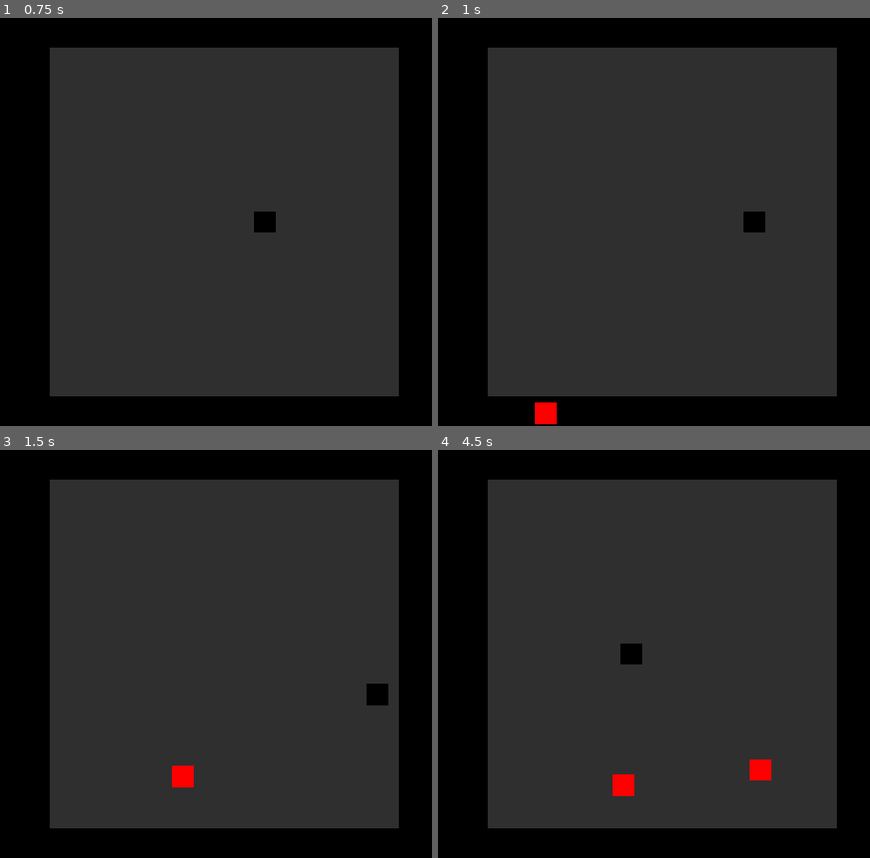
Above: before the commit, frames 1-4 (two rows, left to right).
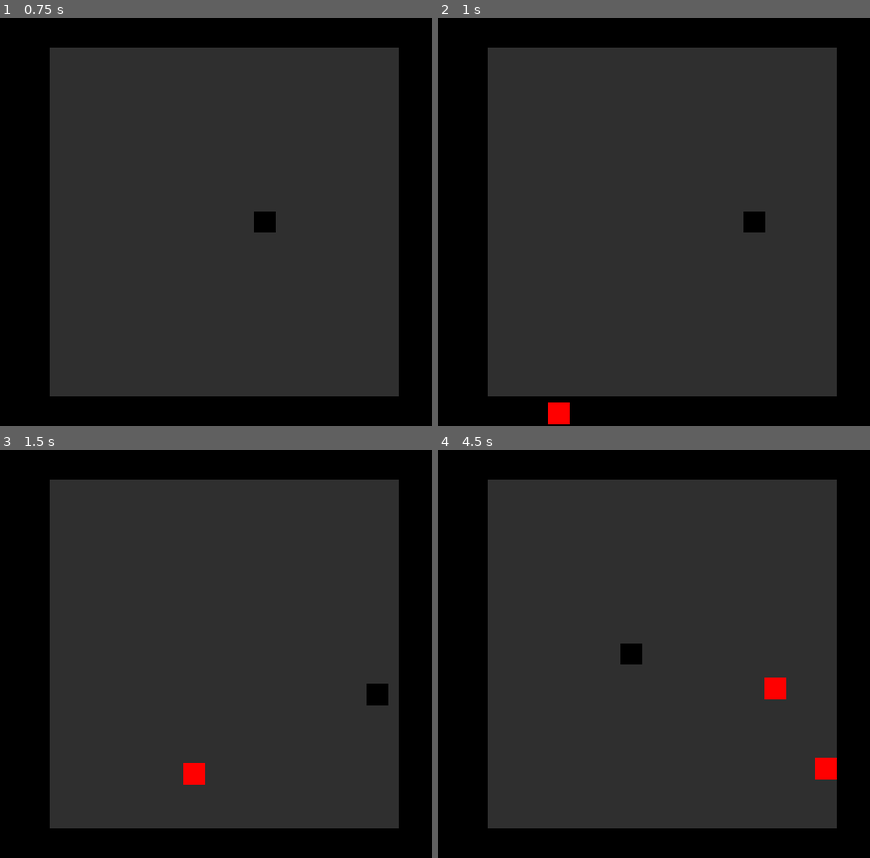
Above: after the commit, the same moments.

Repository: mariothedog/Dodge-and-Explode-
Game: Godot game, scene res://Levels/Endless Level.tscn
Same seed, same stepped clock (60 frames per second), same inputs: the game is played once before the commit and once after it.
Inputs:
- Up to frame 1 (0.75 s): tap Enter at 0.5 s; hold D (move_right) from 0.53 s (still down)
- Up to frame 2 (1 s): keep holding D (move_right)
- Up to frame 3 (1.5 s): release D (move_right) at 1.28 s; hold S (move_down) from 1.28 s (still down)
- Up to frame 4 (4.5 s): release S (move_down) at 2.03 s; hold D (move_right) 2.03-2.78 s; hold W (move_up) 2.78-3.53 s; hold A (move_left) from 3.53 s (still down)

Frame 1 is identical in both runs. In frame 2, 0.3% of the frame differs, in the area x 22-31%, y 94-100%; in frame 3, 0.3%; in frame 4, 1.1%, in the area x 40-93%, y 55-85%.

Commit message:
Improved enemy spawning.

Diff:
--- a/Enemies/Enemy.gd
+++ b/Enemies/Enemy.gd
@@ -13,7 +13,8 @@
 	movement()
 
 func movement():
-	velocity = target_dir * SPEED
+	if target_dir:
+		velocity = target_dir * SPEED
 
 	velocity = move_and_slide(velocity)
 
--- a/Levels/Endless Level.gd
+++ b/Levels/Endless Level.gd
@@ -9,14 +9,26 @@
 	$Enemies.add_child(enemy)
 
 func get_random_position_outside_level():
-	var pos_x = rand_range($"Corners/Top Left".position.x - 32, $"Corners/Top Right".position.x + 32)
-	var pos_y = rand_range($"Corners/Top Left".position.y, $"Corners/Bottom Left".position.y)
+	var pos_x
+	var pos_y
 
-	if pos_x > $"Corners/Top Left".position.x and pos_x < $"Corners/Top Right".position.x:
-		if pos_y < 0:
-			pos_y = rand_range($"Corners/Top Left".position.y, $"Corners/Top Left".position.y - 32)
-		elif pos_y > 0:
-			pos_y = rand_range($"Corners/Bottom Left".position.y, $"Corners/Bottom Left".position.y + 32)
+	match global.rand_int(0, 4):
+		0:
+			# Left
+			pos_x = $"Corners/Top Left".position.x
+			pos_y = rand_range($"Corners/Top Left".position.y, $"Corners/Bottom Left".position.y)
+		1:
+			# Right
+			pos_x = $"Corners/Top Right".position.x
+			pos_y = rand_range($"Corners/Top Left".position.y, $"Corners/Bottom Left".position.y)
+		2:
+			# Top
+			pos_x = rand_range($"Corners/Top Left".position.x, $"Corners/Top Right".position.x)
+			pos_y = $"Corners/Top Left".position.y
+		3:
+			# Bottom
+			pos_x = rand_range($"Corners/Top Left".position.x, $"Corners/Top Right".position.x)
+			pos_y = $"Corners/Bottom Left".position.y
 
 	var pos = Vector2(pos_x, pos_y)
 	pos *= 1.1 # So the enemies spawn out of the player's visible area.
--- /dev/null
+++ b/global.gd
@@ -0,0 +1,4 @@
+extends Node
+
+func rand_int(minimum, maximum): # Does not include the maximum value.
+	return randi() % maximum + minimum
--- a/project.godot
+++ b/project.godot
@@ -18,6 +18,10 @@
 config/name="Dodge And Explode!"
 run/main_scene="res://Levels/Endless Level.tscn"
 config/icon="res://icon.png"
+
+[autoload]
+
+global="*res://global.gd"
 
 [display]
 
